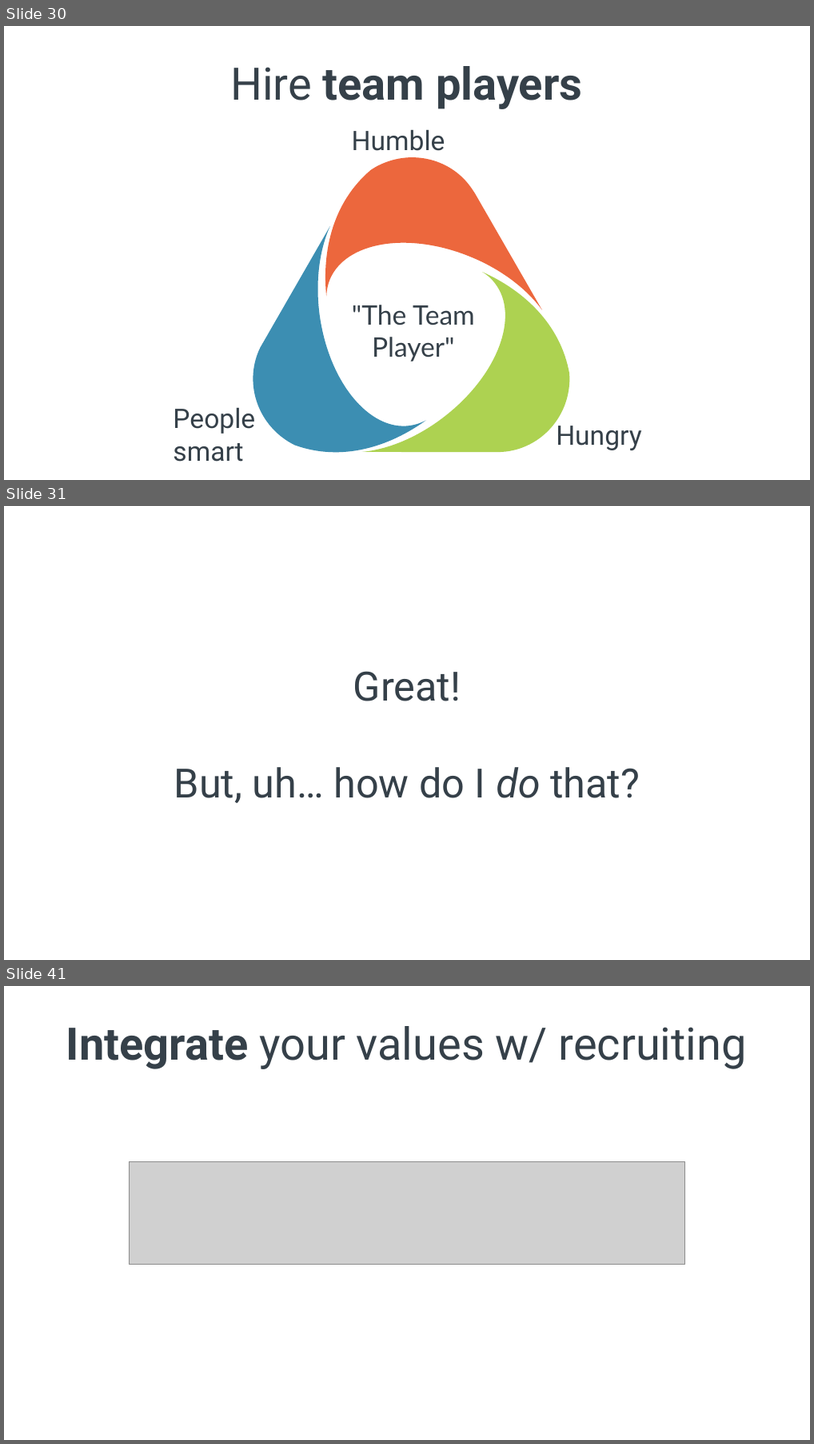
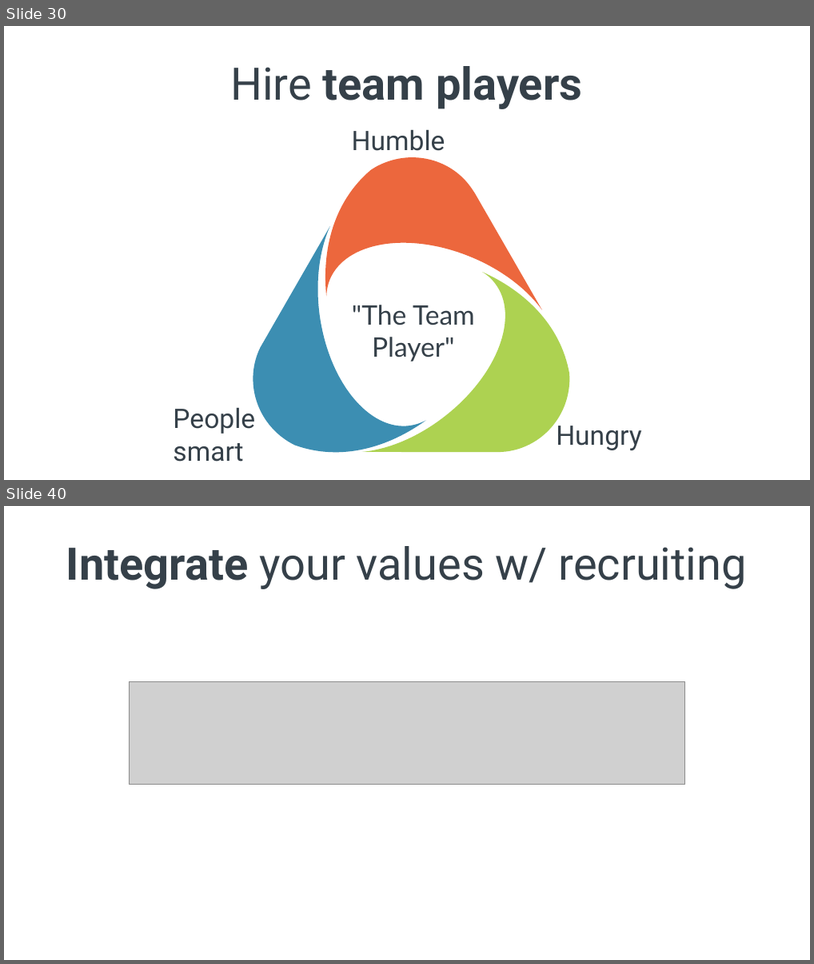
Before and after one commit to spetryjohnson/Talk---Hiring--Firing--and-Inspiring, a slide deck: Hiring, Firing, and Inspiring.pptx. Shown one above the other, each under a label of ours: slides 30, 31 and 41 before the commit, slides 30 and 40 after it; the slides between them are not shown. The pictures are 814x1444 and 814x964 pixels, drawn with LibreOffice and Linux fonts; fonts in the diff are those of the drawing; grey boxes stand for pictures. Boxes give left, top, right and bottom in pixels: in the first picture for what was removed or moved away, otherwise in the second. Text is boxed around its words. In the diff, an @@ line names an element or a change of style, - is before the commit and + after.

```diff
--- a/Hiring, Firing, and Inspiring.pptx
+++ b/Hiring, Firing, and Inspiring.pptx
@@ slide 31 removed at bbox=[4, 506, 810, 960], background #FFFFFF @@
@@ title removed at bbox=[174, 671, 640, 803] @@
-Great!
-But, uh… how do I do that?
@@ what was slide 41 is now slide 40 @@
```
Also in this commit, not shown: 6 slides changed, 2 slides added, 9 other slides removed, 1 other file.
